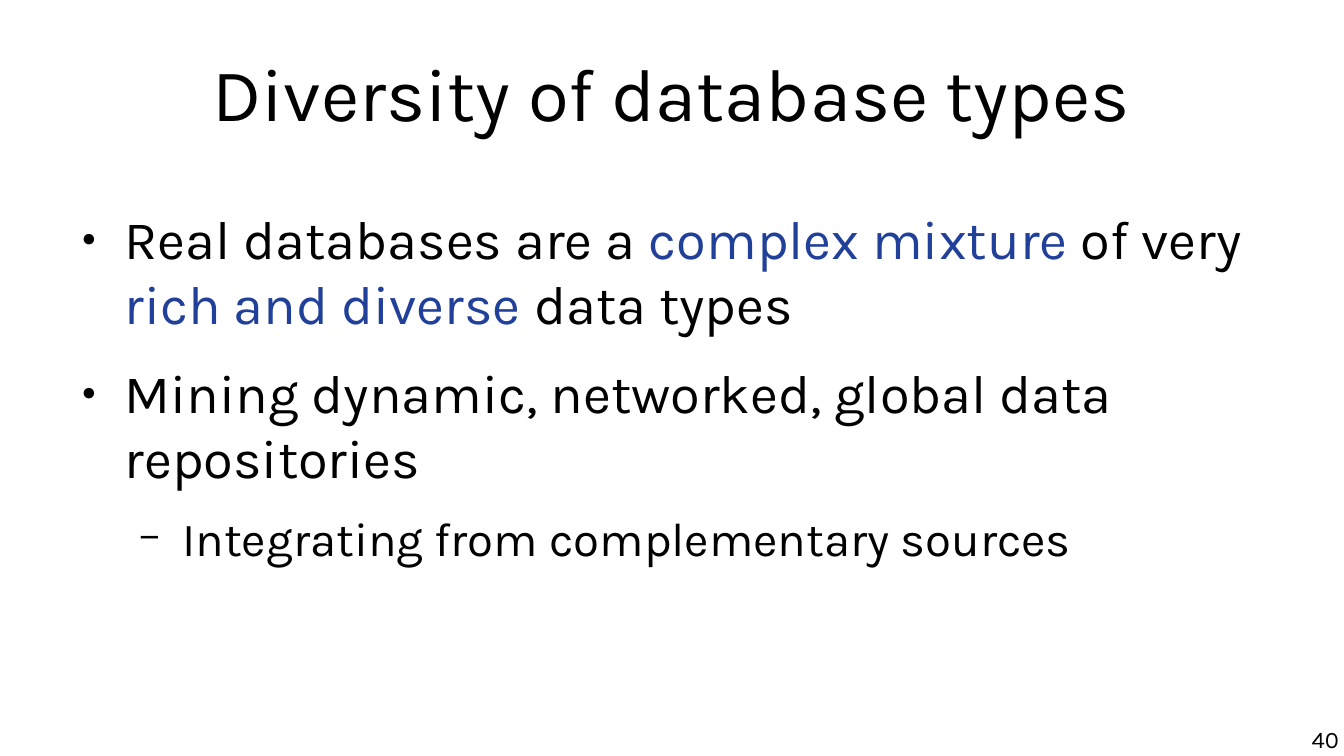
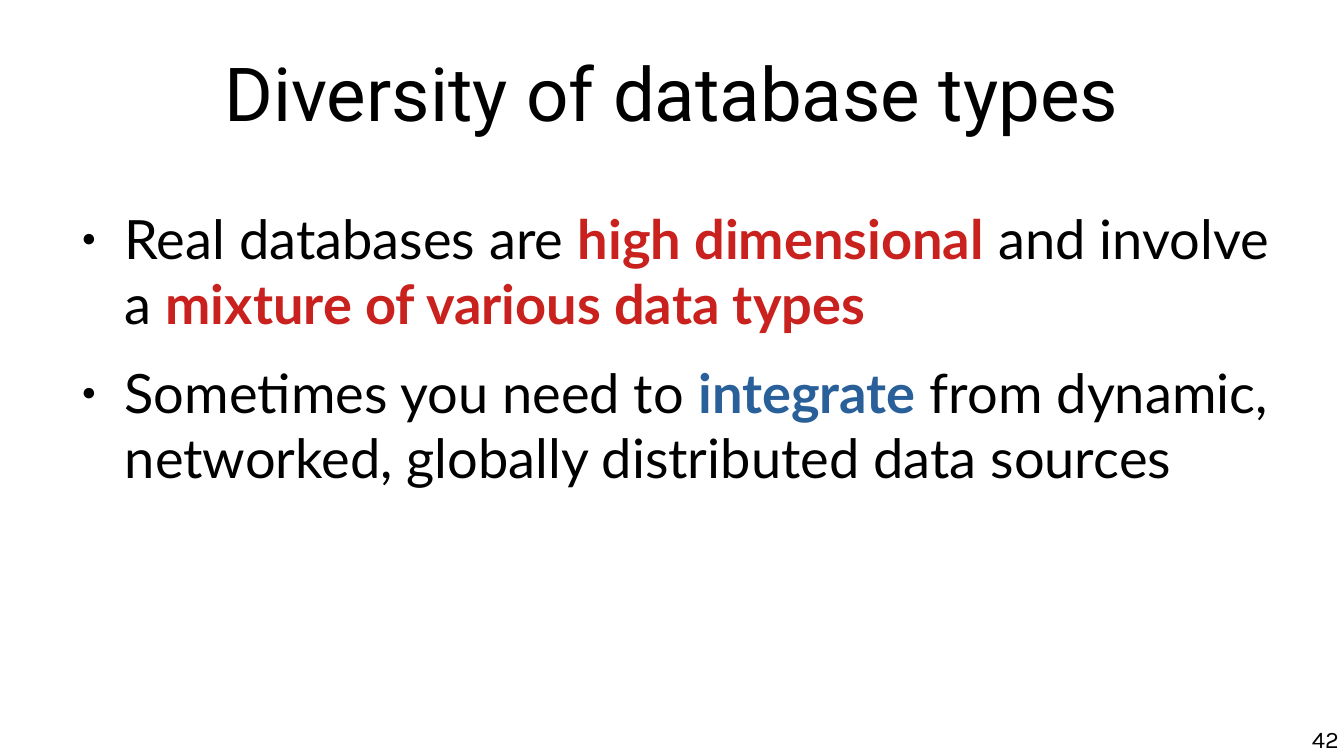
Before and after one commit to marco-calautti/data-mining-course, a slide deck: slide 42 of theory/odp/tt02_data_methods_scenarios.odp (slide 40 before the commit). Drawn at 1344x756 pixels with LibreOffice and Linux fonts; fonts in the diff are those of the drawing. Boxes give left, top, right and bottom in pixels: in the first picture for what was removed or moved away, otherwise in the second. Text is boxed around its words. In the diff, an @@ line names an element or a change of style, - is before the commit and + after.

```diff
--- a/theory/odp/tt02_data_methods_scenarios.odp
+++ b/theory/odp/tt02_data_methods_scenarios.odp
@@ title "Diversity of database types" at [224,64,1118,137]: font Karla to Roboto @@
@@ text at [125,218,1269,488]: text changed; font Karla to Lato @@
-● Real databases are a complex mixture of very rich and diverse data types
-● Mining dynamic, networked, global data repositories
-  − Integrating from complementary sources
+● Real databases are high dimensional and involve a mixture of various data types
+● Sometimes you need to integrate from dynamic, networked, globally distributed data sources
@@ page number at [1312,733,1339,748]: text changed @@
-40
+42
```
Also in this commit, not shown: 40 other slides changed, 5 slides added, 3 slides removed, 5 other files.
